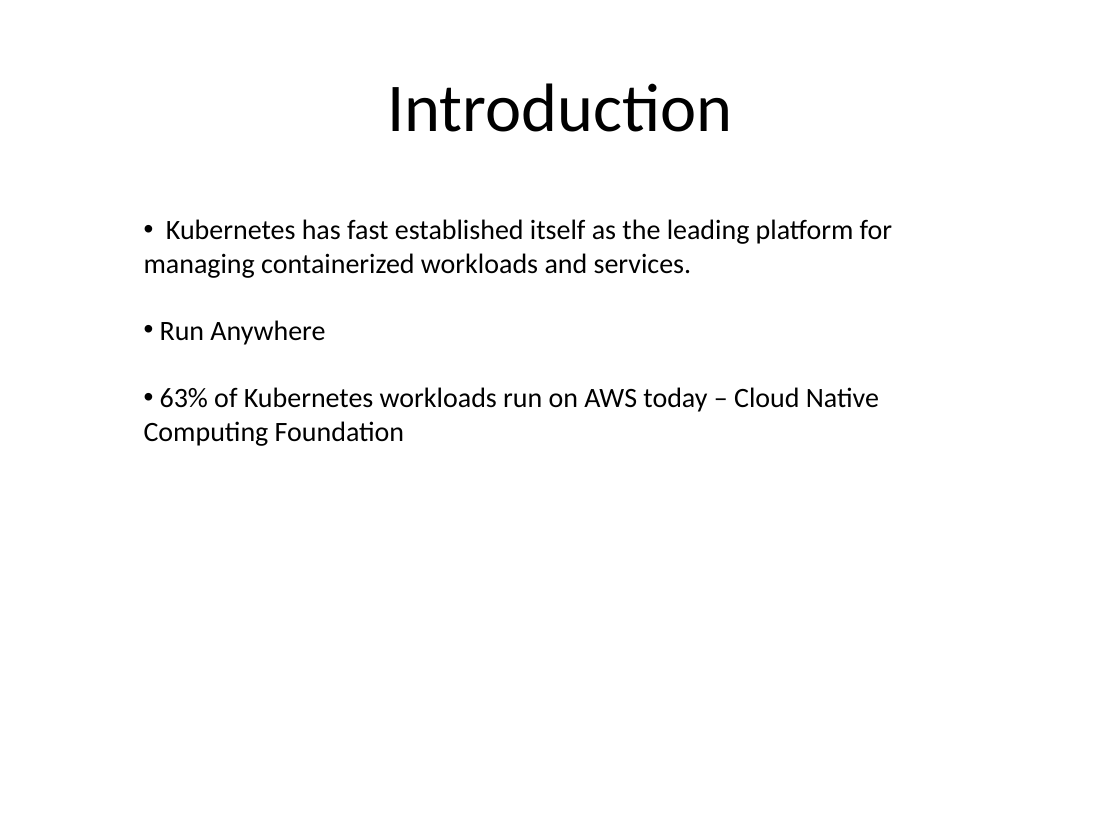
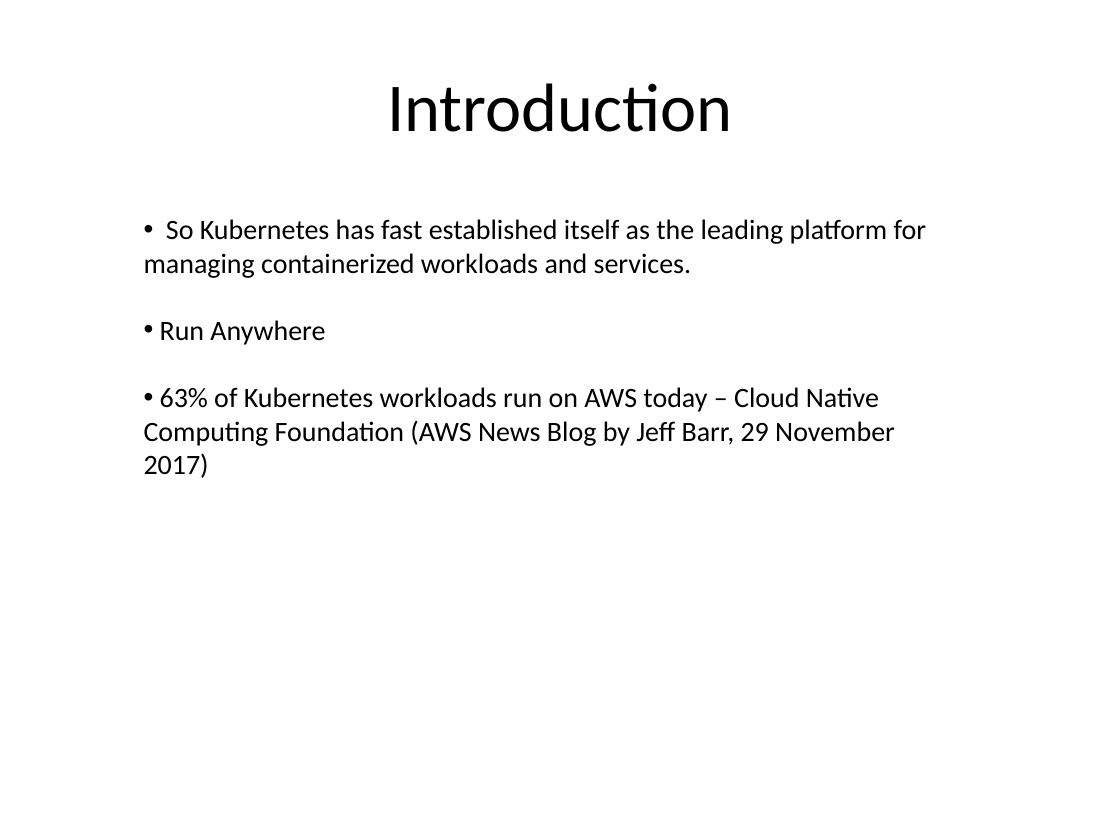
Before and after one commit to kskalvar/aws-eks-cluster-quickstart, a slide deck: slide 3 of slides/AWS-EKS-Cluster-Quickstart.pptx (slide 2 before the commit). Drawn at 1120x840 pixels with LibreOffice and Linux fonts; fonts in the diff are those of the drawing; background and template pictures are left out. Boxes give left, top, right and bottom in pixels: in the first picture for what was removed or moved away, otherwise in the second. Text is boxed around its words. In the diff, an @@ line names an element or a change of style, - is before the commit and + after.

```diff
--- a/slides/AWS-EKS-Cluster-Quickstart.pptx
+++ b/slides/AWS-EKS-Cluster-Quickstart.pptx
@@ text at bbox=[144, 219, 926, 278]: text changed @@
-• Kubernetes has fast established itself as the leading platform for managing containerized workloads and services.
+• So Kubernetes has fast established itself as the leading platform for managing containerized workloads and services.
@@ text at bbox=[144, 387, 895, 478]: text changed @@
-• 63% of Kubernetes workloads run on AWS today – Cloud Native Computing Foundation
+• 63% of Kubernetes workloads run on AWS today – Cloud Native Computing Foundation (AWS News Blog by Jeff Barr, 29 November 2017)
```
Also in this commit, not shown: 5 other slides changed, 1 slide added.
